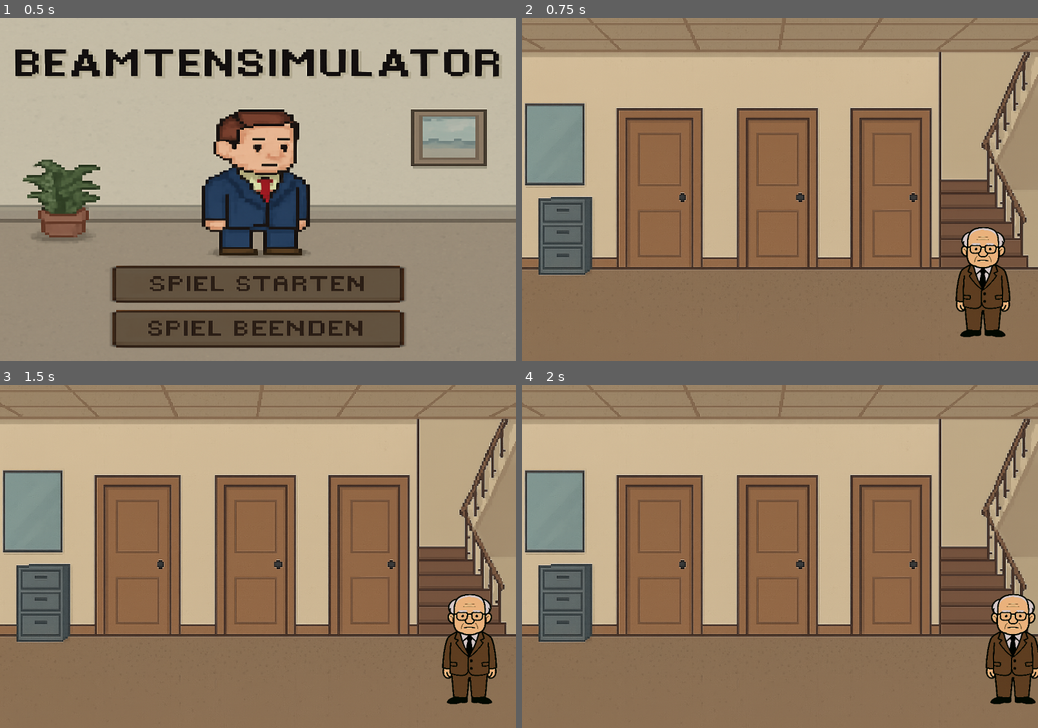
Above: before the commit, frames 1-4 (two rows, left to right).
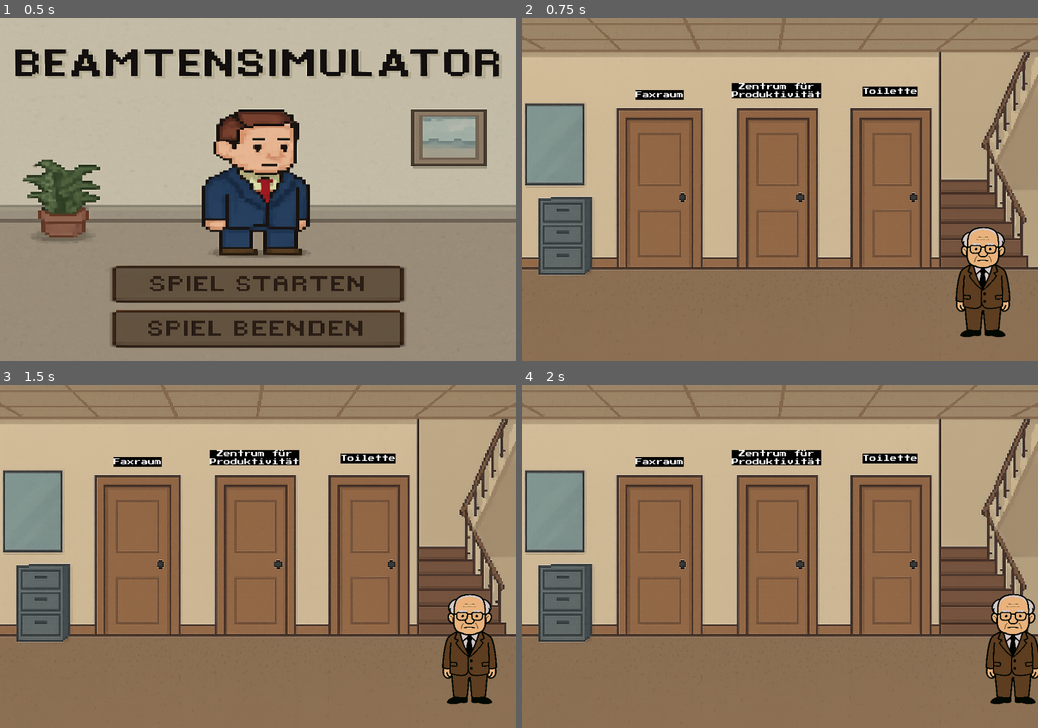
Above: after the commit, the same moments.

Repository: tobstar97/beamtensimulator
Game: Godot game, scene res://scenes/main_menu.tscn
Same seed, same stepped clock (60 frames per second), same inputs: the game is played once before the commit and once after it.
Inputs (mouse positions are in pixels of both pictures, inside the frame that each line leads up to):
- Up to frame 1 (0.5 s): no input
- Up to frame 2 (0.75 s): click (780, 285) at 0.5 s
- Up to frame 3 (1.5 s): tap Enter at 1.25 s; hold D (move_right) from 1.28 s (still down)
- Up to frame 4 (2 s): keep holding D (move_right)

Frame 1 is identical in both runs. In frame 2, 1.4% of the frame differs, in the area x 22-77%, y 18-25%; in frame 3, 1.4%; in frame 4, 1.4%.

Commit message:
Update main_office.tscn

Diff:
--- a/beamtensimulator-2025/scenes/main_office.tscn
+++ b/beamtensimulator-2025/scenes/main_office.tscn
@@ -1,7 +1,11 @@
-[gd_scene load_steps=3 format=3 uid="uid://wwqp7ujvmsag"]
+[gd_scene load_steps=5 format=3 uid="uid://wwqp7ujvmsag"]
 
+[ext_resource type="FontFile" uid="uid://d3xkwhg8l0wqr" path="res://assets/fonts/PressStart2P-Regular.ttf" id="2_e00qi"]
 [ext_resource type="PackedScene" uid="uid://d2cohpd0qy23m" path="res://scenes/player.tscn" id="2_t7ome"]
 [ext_resource type="Texture2D" uid="uid://tixtsq6r6l0v" path="res://assets/gfx/main_office_bg.png" id="7_s5i3m"]
+
+[sub_resource type="StyleBoxFlat" id="StyleBoxFlat_om1mf"]
+bg_color = Color(0, 0, 0, 1)
 
 [node name="MainOffice" type="Node2D"]
 
@@ -12,5 +16,40 @@
 texture = ExtResource("7_s5i3m")
 expand_mode = 1
 
+[node name="Fax" type="Label" parent="TextureRect"]
+layout_mode = 0
+offset_left = 264.0
+offset_top = 168.0
+offset_right = 376.0
+offset_bottom = 191.0
+theme_override_fonts/font = ExtResource("2_e00qi")
+theme_override_styles/normal = SubResource("StyleBoxFlat_om1mf")
+text = "Faxraum"
+horizontal_alignment = 1
+vertical_alignment = 1
+
+[node name="Productivity" type="Label" parent="TextureRect"]
+offset_left = 488.0
+offset_top = 152.0
+offset_right = 696.0
+offset_bottom = 187.0
+theme_override_fonts/font = ExtResource("2_e00qi")
+theme_override_styles/normal = SubResource("StyleBoxFlat_om1mf")
+text = "Zentrum für
+Produktivität"
+horizontal_alignment = 1
+vertical_alignment = 1
+
+[node name="Toilet" type="Label" parent="TextureRect"]
+offset_left = 792.0
+offset_top = 160.0
+offset_right = 920.0
+offset_bottom = 183.0
+theme_override_fonts/font = ExtResource("2_e00qi")
+theme_override_styles/normal = SubResource("StyleBoxFlat_om1mf")
+text = "Toilette"
+horizontal_alignment = 1
+vertical_alignment = 1
+
 [node name="Player" parent="." instance=ExtResource("2_t7ome")]
 position = Vector2(1072, 616)
